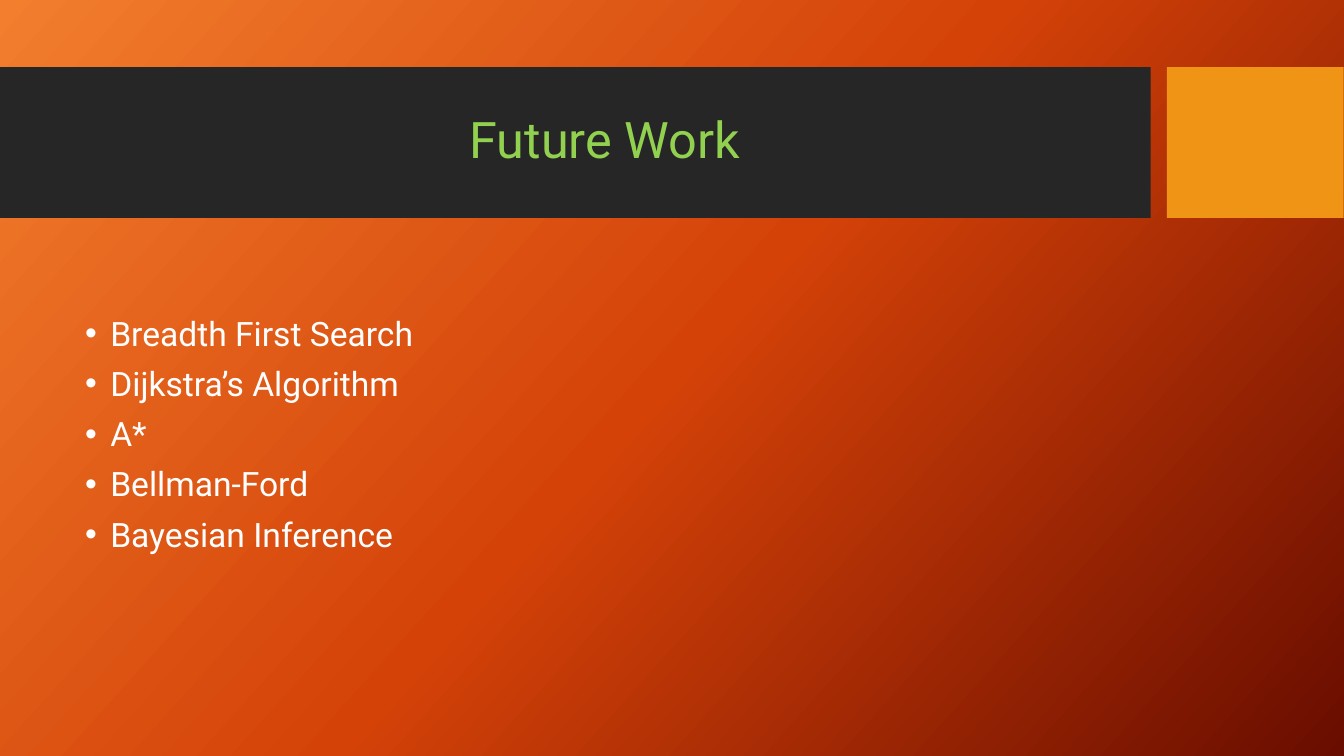
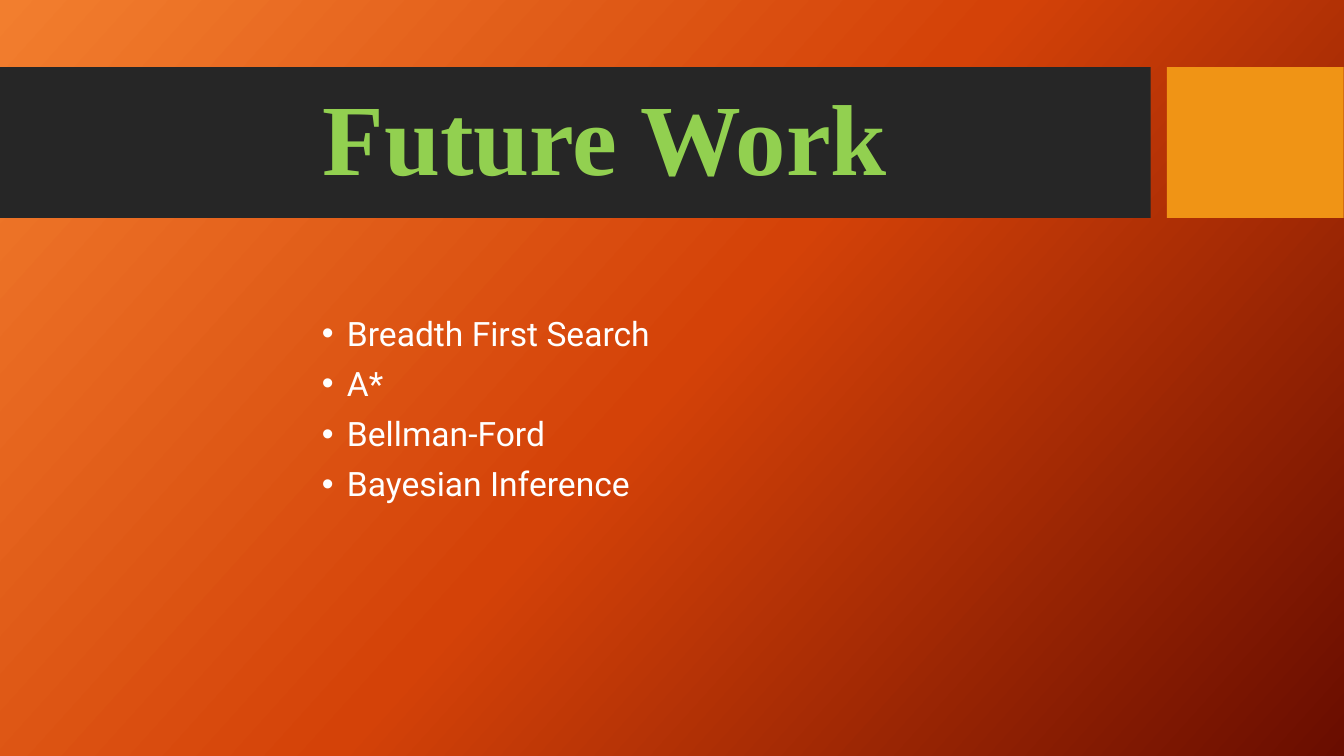
Before and after one commit to jschutkeker/AI_Cheat_Sheet, a slide deck: slide 6 of AI_Cheat_Sheet.pptx (slide 5 before the commit). Drawn at 1344x756 pixels with LibreOffice and Linux fonts; fonts in the diff are those of the drawing; background and template pictures are left out. Boxes give left, top, right and bottom in pixels: in the first picture for what was removed or moved away, otherwise in the second. Text is boxed around its words. In the diff, an @@ line names an element or a change of style, - is before the commit and + after.

```diff
--- a/AI_Cheat_Sheet.pptx
+++ b/AI_Cheat_Sheet.pptx
@@ title "Future Work" at (323, 105, 887, 177): size 36 to 72 pt, font Roboto to Times New Roman, bold on @@
@@ text "Breadth First Search": place and size @@
-text "Breadth First Search" at (110, 320, 413, 554)
+text "Breadth First Search" at (347, 320, 650, 503)
@@ text at (110, 370, 399, 403): paragraph removed @@
-• Dijkstra’s Algorithm
```
Also in this commit, not shown: 2 other slides changed, 1 slide added.
